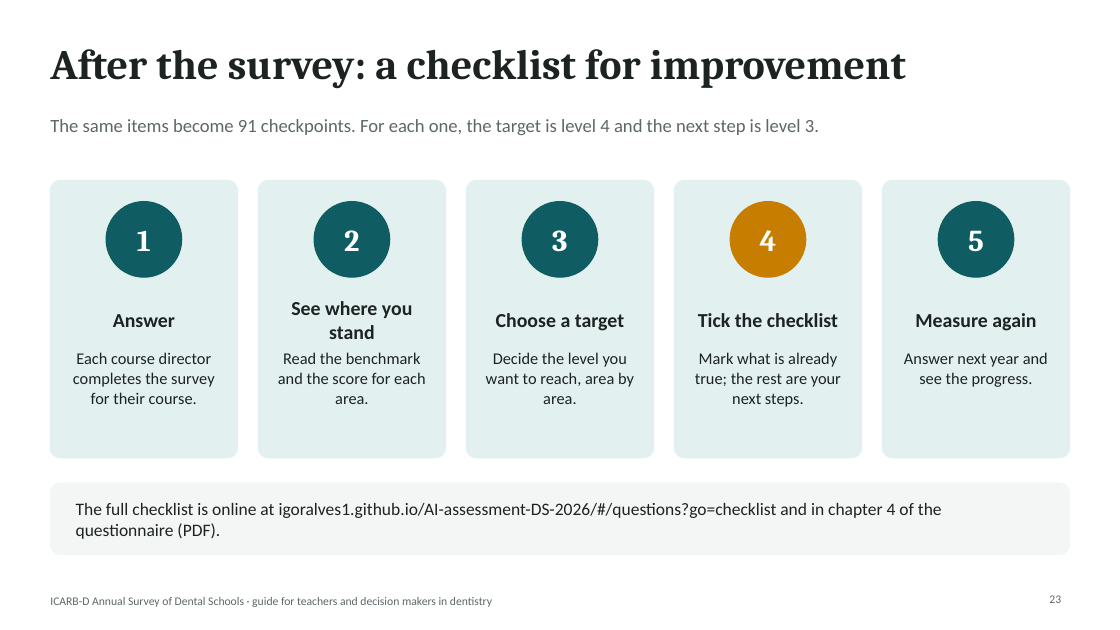
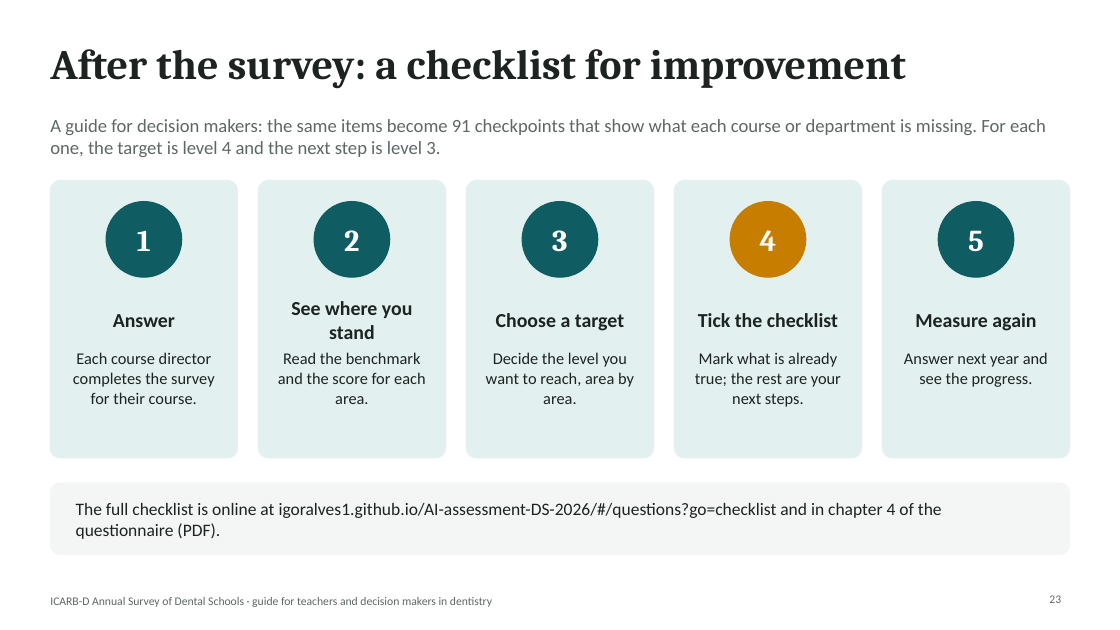
Before and after one commit to igoralves1/AI-assessment-DS-2026, a slide deck: slide 23 of public/downloads/ICARB-D-Survey-Teacher-Slides.pptx. Drawn at 1120x630 pixels with LibreOffice and Linux fonts; fonts in the diff are those of the drawing. Boxes give left, top, right and bottom in pixels: in the first picture for what was removed or moved away, otherwise in the second. Text is boxed around its words. In the diff, an @@ line names an element or a change of style, - is before the commit and + after.

Commit message:
Main goal: the survey also works as a checklist and guide for decision makers

```diff
--- a/public/downloads/ICARB-D-Survey-Teacher-Slides.pptx
+++ b/public/downloads/ICARB-D-Survey-Teacher-Slides.pptx
@@ text at (x1=50, y1=119, x2=1046, y2=157): text changed @@
-The same items become 91 checkpoints. For each one, the target is level 4 and the next step is level 3.
+A guide for decision makers: the same items become 91 checkpoints that show what each course or department is missing. For each one, the target is level 4 and the next step is level 3.
```
Also in this commit, not shown: 1 other slide changed, 11 other files.
